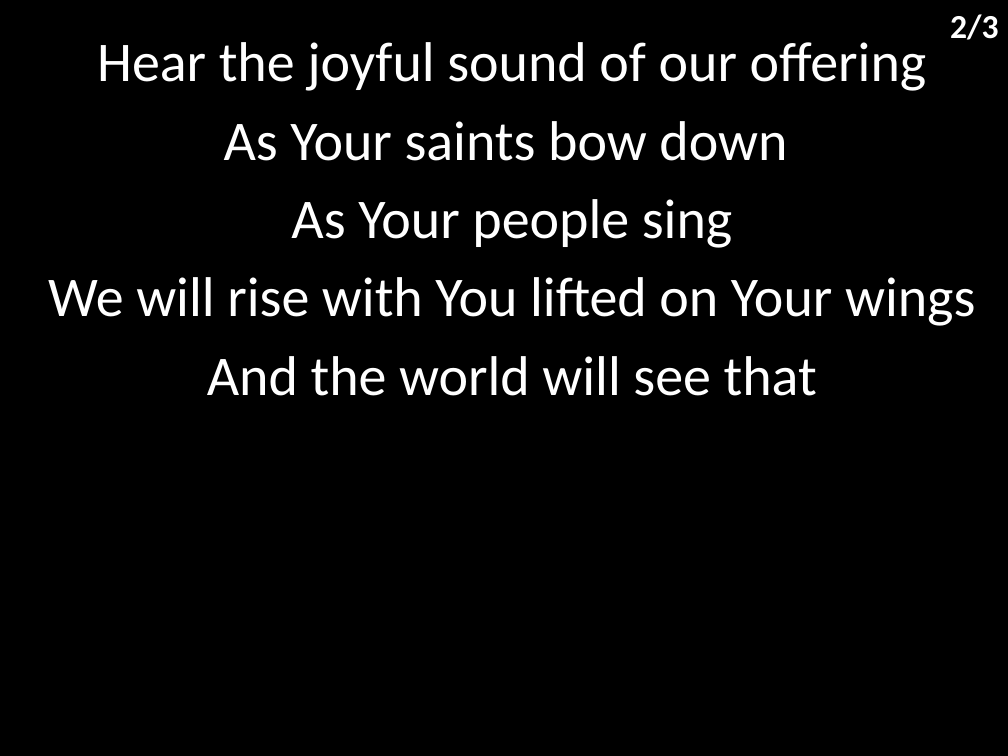
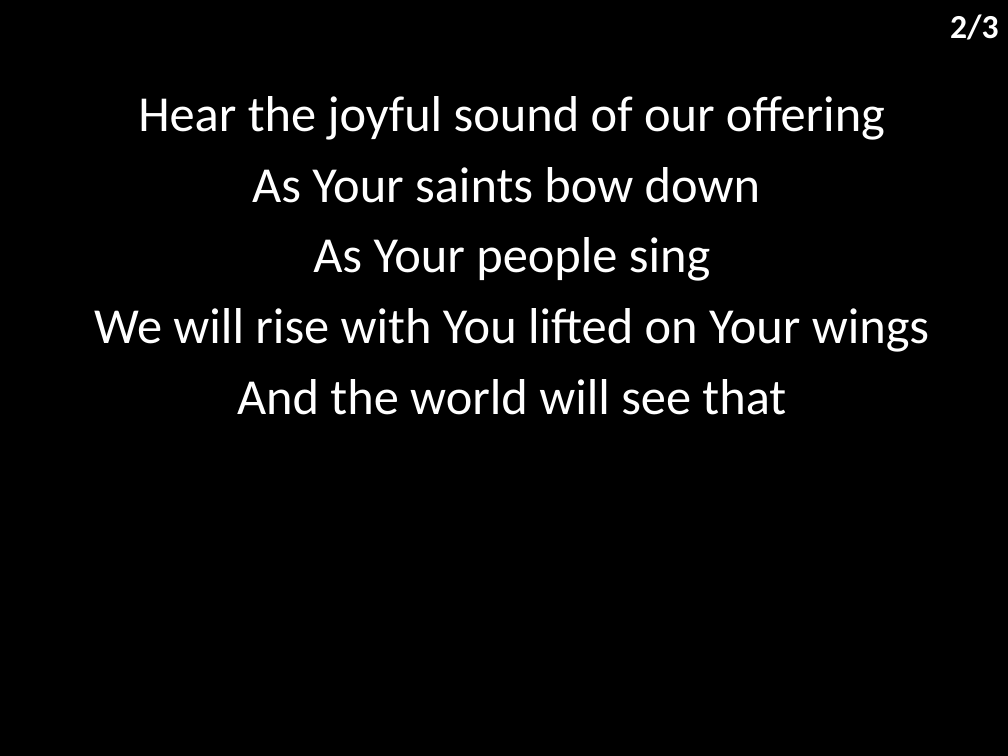
Before and after one commit to hoo-are-ya/worship, a slide deck: slide 3 of docs/songs/our god saves.pptx. Drawn at 1008x756 pixels with LibreOffice and Linux fonts; fonts in the diff are those of the drawing. Boxes give left, top, right and bottom in pixels: in the first picture for what was removed or moved away, otherwise in the second. Text is boxed around its words. In the diff, an @@ line names an element or a change of style, - is before the commit and + after.

```diff
--- a/docs/songs/our god saves.pptx
+++ b/docs/songs/our god saves.pptx
@@ subtitle "Hear the joyful sound of ...": place and size @@
-subtitle "Hear the joyful sound of ..." at (48,42,975,396)
+subtitle "Hear the joyful sound of ..." at (94,96,929,415)
@@ subtitle "Hear the joyful sound of ..." at (94,96,929,415): size 40 to 36 pt @@
```
Also in this commit, not shown: 2 other slides changed, 11 other files.
